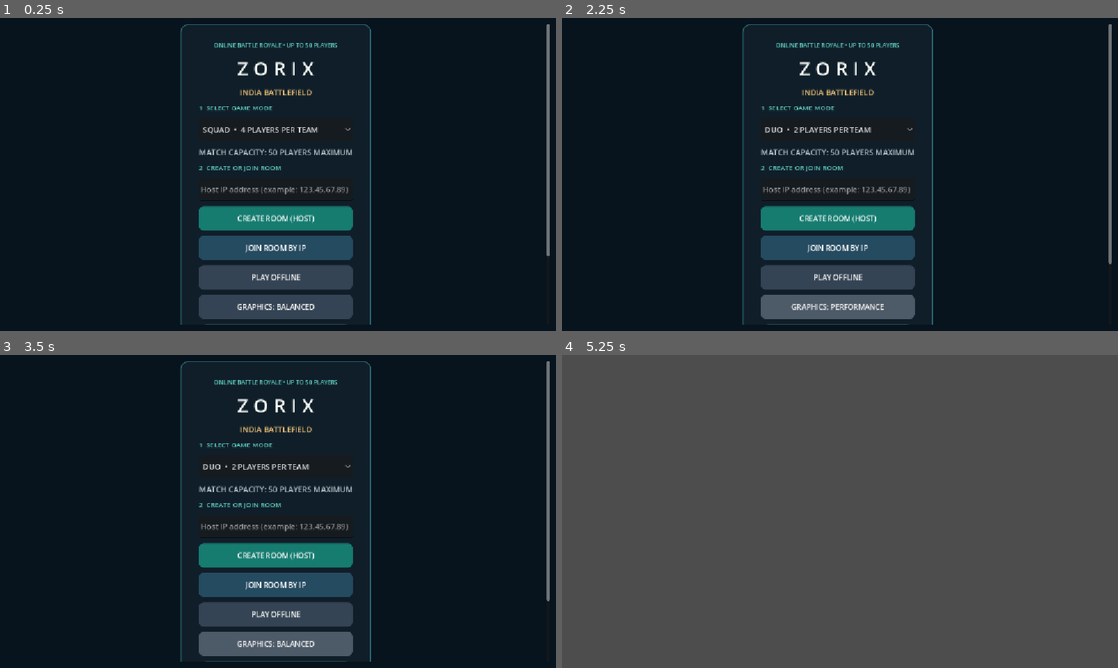
Above: before the commit, frames 1-4 (two rows, left to right).
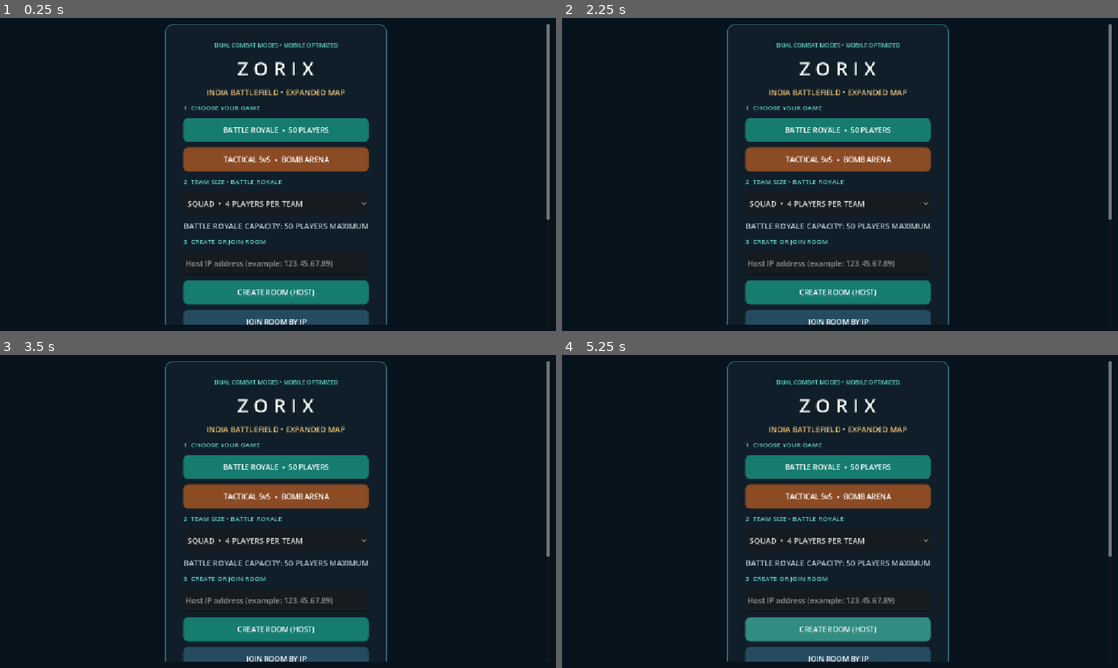
Above: after the commit, the same moments.

Repository: yadav429/ZORIX
Game: Godot game, scene res://Scenes/Lobby.tscn
Two runs of this game, one before a commit and one after it. Both use one fixed random seed, a clock stepped at 60 frames per second and the inputs below.
Inputs (mouse positions are in pixels of both pictures, inside the frame that each line leads up to):
- Up to frame 1 (0.25 s): no input
- Up to frame 2 (2.25 s): click (840, 130) at 0.5 s, where only the run after the commit has a clickable "BATTLE ROYALE • 50 PLAYERS"; click (840, 158) at 1.25 s, where only the run after the commit has a clickable "TACTICAL 5v5 • BOMB ARENA"; click (840, 305) at 2 s, where only the run before the commit has a clickable "GRAPHICS: BALANCED"
- Up to frame 3 (3.5 s): click (278, 642) at 2.75 s, where only the run before the commit has a clickable "GRAPHICS: PERFORMANCE"
- Up to frame 4 (5.25 s): click (840, 614) at 3.5 s, where only the run before the commit has a clickable "PLAY OFFLINE"; click (840, 539) at 4.25 s, where only the run after the commit has a clickable "SQUAD • 4 PLAYERS PER TEAM"; click (840, 630) at 5 s, where only the run after the commit has a clickable "CREATE ROOM (HOST)"

The runs differ from the first frame. In frame 1, 17% of the frame differs, in the area x 29-99%, y 2-98%; in frame 2, 18%; in frame 3, 18%; in frame 4, 99%, in the area x 0-100%, y 0-100%.
Error before the commit: Parse Error: Identifier "ConeMesh" not declared in the current scope. (res://Scripts/world.gd:51)

Commit message:
Add Battle Royale and Tactical 5v5 mode selection

Diff:
--- a/Scripts/lobby.gd
+++ b/Scripts/lobby.gd
@@ -11,7 +11,8 @@
 var address_input: LineEdit
 var mode_picker: OptionButton
 var performance_mode := false
-var selected_mode := "Solo"
+var selected_mode := "Squad"
+var selected_game_mode := "battle_royale"
 
 func _ready():
     _load_settings()
@@ -26,10 +27,12 @@
     var config = ConfigFile.new()
     if config.load(SETTINGS_PATH) == OK:
         performance_mode = bool(config.get_value("graphics", "performance", false))
+        selected_game_mode = str(config.get_value("game", "mode", "battle_royale"))
 
 func _save_settings():
     var config = ConfigFile.new()
     config.set_value("graphics", "performance", performance_mode)
+    config.set_value("game", "mode", selected_game_mode)
     config.save(SETTINGS_PATH)
 
 func _panel_style(color: Color, border_color: Color) -> StyleBoxFlat:
@@ -80,7 +83,7 @@
     margin.add_child(content)
 
     var eyebrow = Label.new()
-    eyebrow.text = "ONLINE BATTLE ROYALE • UP TO 50 PLAYERS"
+    eyebrow.text = "DUAL COMBAT MODES • MOBILE OPTIMIZED"
     eyebrow.horizontal_alignment = HORIZONTAL_ALIGNMENT_CENTER
     eyebrow.add_theme_font_size_override("font_size", 12)
     eyebrow.add_theme_color_override("font_color", Color("#62d6c6"))
@@ -94,12 +97,21 @@
     content.add_child(title)
 
     var map_title = Label.new()
-    map_title.text = "INDIA BATTLEFIELD"
+    map_title.text = "INDIA BATTLEFIELD • EXPANDED MAP"
     map_title.horizontal_alignment = HORIZONTAL_ALIGNMENT_CENTER
     map_title.add_theme_color_override("font_color", Color("#f0c477"))
     content.add_child(map_title)
 
-    _add_section("1  SELECT GAME MODE")
+    _add_section("1  CHOOSE YOUR GAME")
+    var br_button = _make_button("BATTLE ROYALE  •  50 PLAYERS", Color("#167c70"))
+    br_button.pressed.connect(_select_battle_royale)
+    content.add_child(br_button)
+
+    var tactical_button = _make_button("TACTICAL 5v5  •  BOMB ARENA", Color("#8a4b25"))
+    tactical_button.pressed.connect(_select_tactical)
+    content.add_child(tactical_button)
+
+    _add_section("2  TEAM SIZE • BATTLE ROYALE")
     mode_picker = OptionButton.new()
     mode_picker.add_item("SOLO  •  1 PLAYER PER TEAM")
     mode_picker.add_item("DUO  •  2 PLAYERS PER TEAM")
@@ -110,12 +122,12 @@
     content.add_child(mode_picker)
 
     var capacity = Label.new()
-    capacity.text = "MATCH CAPACITY: 50 PLAYERS MAXIMUM"
+    capacity.text = "BATTLE ROYALE CAPACITY: 50 PLAYERS MAXIMUM"
     capacity.horizontal_alignment = HORIZONTAL_ALIGNMENT_CENTER
     capacity.add_theme_color_override("font_color", Color("#b9cbd0"))
     content.add_child(capacity)
 
-    _add_section("2  CREATE OR JOIN ROOM")
+    _add_section("3  CREATE OR JOIN ROOM")
     address_input = LineEdit.new()
     address_input.placeholder_text = "Host IP address (example: 123.45.67.89)"
     address_input.custom_minimum_size.y = 48
@@ -130,7 +142,7 @@
     join_button.pressed.connect(_join_room)
     content.add_child(join_button)
 
-    var local_button = _make_button("PLAY OFFLINE", Color("#354454"))
+    var local_button = _make_button("PLAY SELECTED MODE OFFLINE", Color("#354454"))
     local_button.pressed.connect(_play_offline)
     content.add_child(local_button)
 
@@ -138,20 +150,21 @@
     graphics_button.pressed.connect(_toggle_graphics)
     content.add_child(graphics_button)
     _update_graphics_button()
+    _update_mode_status()
 
     var panel = PanelContainer.new()
     panel.add_theme_stylebox_override("panel", _panel_style(Color("#172b36"), Color("#31505b")))
     content.add_child(panel)
 
     info_label = Label.new()
-    info_label.text = "Select Solo, Duo or Squad. Create a room or enter the host IP to join."
+    info_label.text = "Choose Battle Royale or Tactical 5v5, then play offline or create/join a room."
     info_label.horizontal_alignment = HORIZONTAL_ALIGNMENT_CENTER
     info_label.autowrap_mode = TextServer.AUTOWRAP_WORD_SMART
     info_label.add_theme_color_override("font_color", Color("#d8e5e6"))
     panel.add_child(info_label)
 
     var note = Label.new()
-    note.text = "Internet play requires a reachable game server and an open UDP port 24560. Offline mode works without internet."
+    note.text = "Online room networking is a prototype and needs a reachable game server. Supabase matchmaking setup is separate."
     note.autowrap_mode = TextServer.AUTOWRAP_WORD_SMART
     note.horizontal_alignment = HORIZONTAL_ALIGNMENT_CENTER
     note.add_theme_font_size_override("font_size", 11)
@@ -191,9 +204,28 @@
     button.add_theme_stylebox_override("pressed", hover)
     return button
 
+func _select_battle_royale():
+    selected_game_mode = "battle_royale"
+    _save_settings()
+    _update_mode_status()
+
+func _select_tactical():
+    selected_game_mode = "tactical_5v5"
+    _save_settings()
+    _update_mode_status()
+
+func _update_mode_status():
+    if info_label == null:
+        return
+    if selected_game_mode == "tactical_5v5":
+        info_label.text = "TACTICAL 5v5 selected: compact arena, two teams, bomb-site practice."
+    else:
+        info_label.text = "BATTLE ROYALE selected: expanded island, 50-player queue modes and survival practice."
+
 func _on_mode_selected(index: int):
     selected_mode = ["Solo", "Duo", "Squad"][index]
-    info_label.text = selected_mode + " selected. Match capacity remains 50 players."
+    if selected_game_mode == "battle_royale":
+        info_label.text = selected_mode + " selected. Match capacity remains 50 players."
 
 func _host_room():
     var peer = ENetMultiplayerPeer.new()
@@ -218,15 +250,16 @@
     info_label.text = "Connecting to " + host + ":" + str(DEFAULT_PORT) + "..."
 
 func _play_offline():
+    _save_settings()
     multiplayer.multiplayer_peer = OfflineMultiplayerPeer.new()
     var result = get_tree().change_scene_to_file(MATCH_SCENE)
     if result != OK:
         info_label.text = "Match scene could not load. Check Scenes/Main.tscn."
 
-func _on_peer_connected(id: int):
+func _on_peer_connected(_id: int):
     info_label.text = "Player connected. Current players: " + str(multiplayer.get_peers().size() + 1) + " / " + str(MAX_PLAYERS)
 
-func _on_peer_disconnected(id: int):
+func _on_peer_disconnected(_id: int):
     info_label.text = "Player left. Current players: " + str(multiplayer.get_peers().size() + 1) + " / " + str(MAX_PLAYERS)
 
 func _on_connected():
@@ -245,9 +278,7 @@
 
 func _toggle_graphics():
     performance_mode = not performance_mode
-    var config = ConfigFile.new()
-    config.set_value("graphics", "performance", performance_mode)
-    config.save(SETTINGS_PATH)
+    _save_settings()
     _update_graphics_button()
     info_label.text = "Graphics preference saved."
 
